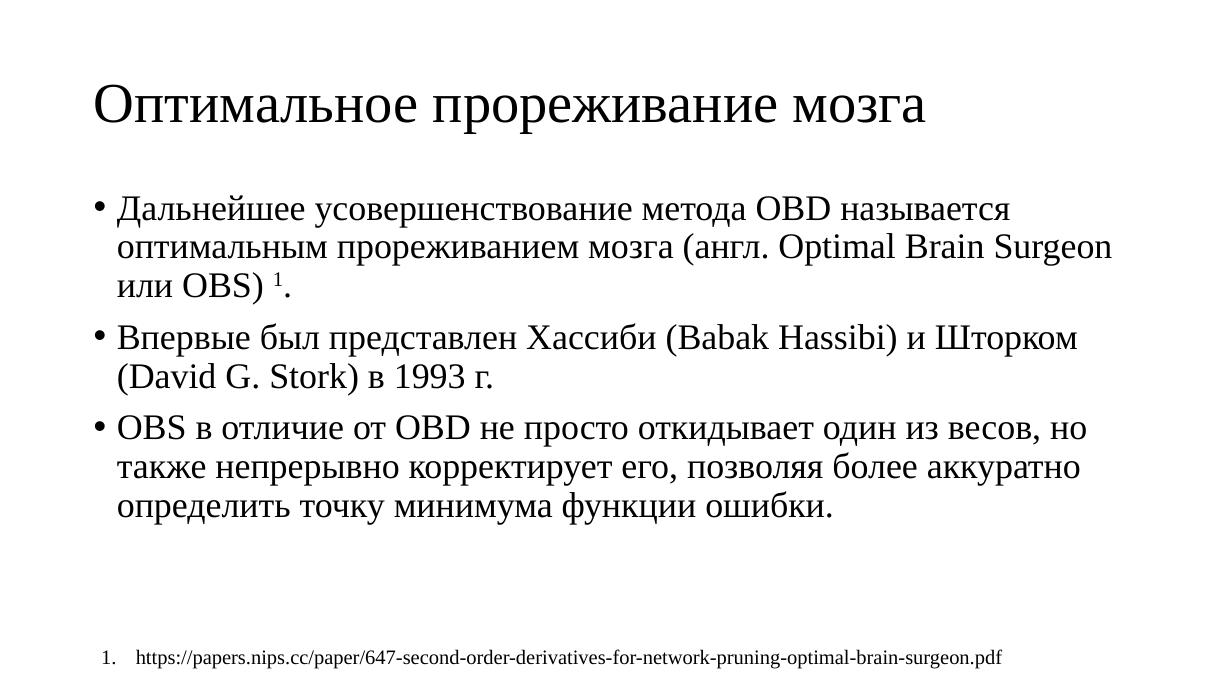
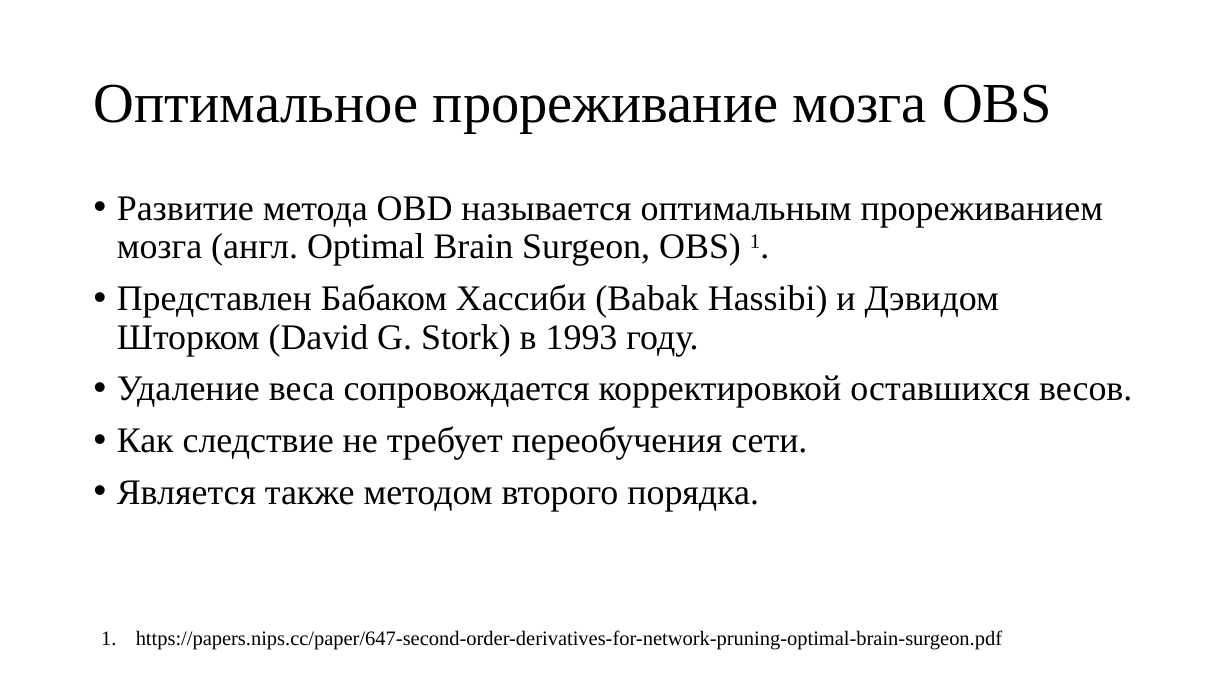
Before and after one commit to sven4500/masters-diploma, a slide deck: slide 14 of Презентация/Пезентация.ppt. Drawn at 1232x693 pixels with LibreOffice and Linux fonts; fonts in the diff are those of the drawing. Boxes give left, top, right and bottom in pixels: in the first picture for what was removed or moved away, otherwise in the second. Text is boxed around its words. In the diff, an @@ line names an element or a change of style, - is before the commit and + after.

```diff
--- a/Презентация/Пезентация.ppt
+++ b/Презентация/Пезентация.ppt
@@ title at bbox=[94, 84, 1052, 133]: text changed @@
-Оптимальное прореживание мозга
+Оптимальное прореживание мозга OBS
@@ text at bbox=[117, 196, 1132, 511]: text changed @@
-• Дальнейшее усовершенствование метода OBD называется оптимальным прореживанием мозга (англ. Optimal Brain Surgeon или OBS) 1.
-• Впервые был представлен Хассиби (Babak Hassibi) и Шторком (David G. Stork) в 1993 г.
-• OBS в отличие от OBD не просто откидывает один из весов, но также непрерывно корректирует его, позволяя более аккуратно определить точку минимума функции ошибки.
+• Развитие метода OBD называется оптимальным прореживанием мозга (англ. Optimal Brain Surgeon, OBS) 1.
+• Представлен Бабаком Хассиби (Babak Hassibi) и Дэвидом Шторком (David G. Stork) в 1993 году.
+• Удаление веса сопровождается корректировкой оставшихся весов.
+• Как следствие не требует переобучения сети.
+• Является также методом второго порядка.
@@ text "https://papers.nips.cc/paper/647-second-order-derivatives-fo ...": place and size @@
-text "https://papers.nips.cc/paper/647-second-order-derivatives-fo ..." at bbox=[136, 649, 1002, 669]
+text "https://papers.nips.cc/paper/647-second-order-derivatives-fo ..." at bbox=[136, 630, 1002, 650]
```
Also in this commit, not shown: 12 other slides changed, 2 slides added, 2 slides removed.
